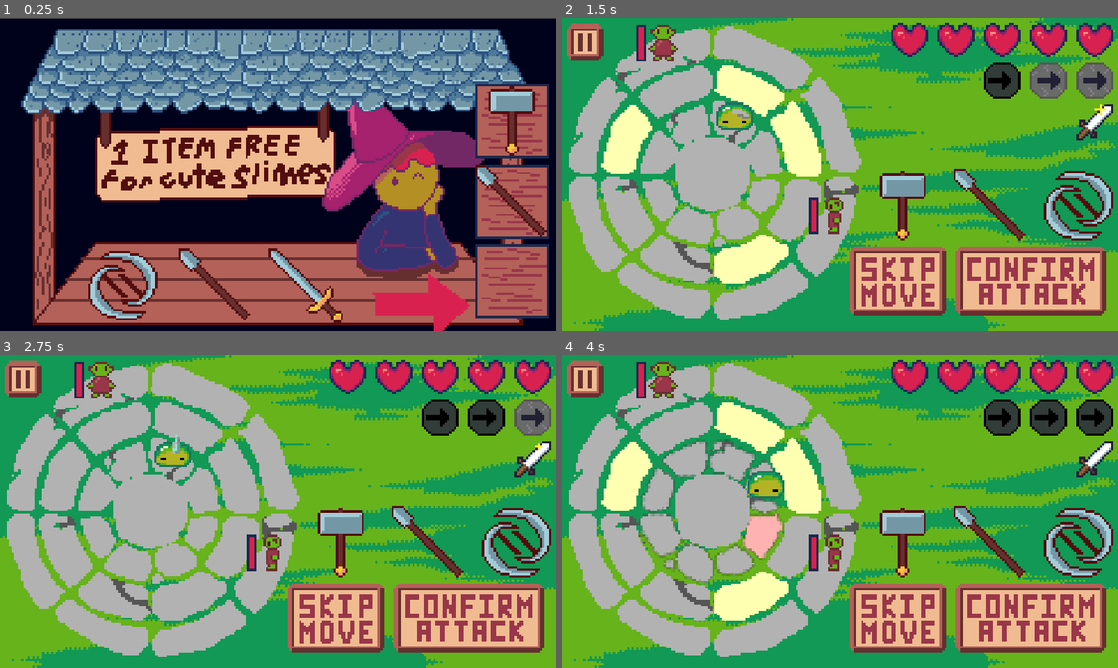
Above: before the commit, frames 1-4 (two rows, left to right).
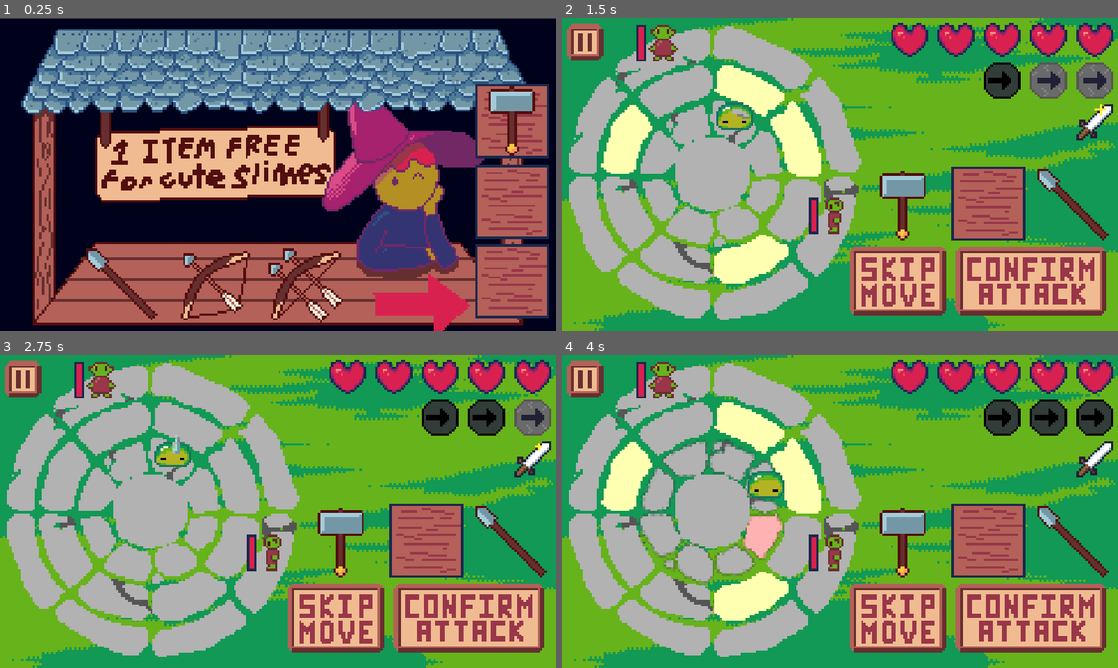
Above: after the commit, the same moments.

Repository: theophylaktos/sanocho-ygda-jam-2026
Game: Godot game, scene res://shop/shop.tscn
The game is run twice, just before and just after one commit, with the same random seed, the same clock (stepped at 60 frames per second) and the same inputs. This scene is started directly instead of the project's main scene.
Inputs (mouse positions are in pixels of both pictures, inside the frame that each line leads up to):
- Up to frame 1 (0.25 s): no input
- Up to frame 2 (1.5 s): click (990, 318) at 0.5 s; click (895, 280) at 1.25 s
- Up to frame 3 (2.75 s): click (333, 617) at 2 s
- Up to frame 4 (4 s): hold D (right) 2.78-3.53 s; tap Space (location) at 2.85, 3.6 s; hold S (down) from 3.53 s (still down)

The runs differ from the first frame. In frame 1, 5.0% of the frame differs, in the area x 15-99%, y 46-98%; in frame 2, 4.8%; in frame 3, 4.8%; in frame 4, 4.8%.

Commit message:
shop appears every other round fixed starting items,,

Diff:
--- a/globals/game_state/game_state.gd
+++ b/globals/game_state/game_state.gd
@@ -23,7 +23,7 @@
 var sfx_volume: float = 0.4
 var ambience_volume:float = 0.4
 
-var attacks: Array[String]=["attack","attack2",""]:
+var attacks: Array[String]=["attack","",""]:
 	set(new_value):
 		attacks = new_value
 		attacks_changed.emit()
@@ -233,7 +233,10 @@
 
 	if count_enemies() == 0:
 		RoundManager.current_round += 1
-		RoundManager.change_scene_to_shop()
+		if(RoundManager.current_round%2==1):
+			RoundManager.change_scene_to_shop()
+		else:
+			RoundManager.do_not_change_scene_to_shop()
 
 func count_enemies() -> int:
 	var count: int = 0
--- a/globals/round_manager/round_manager.gd
+++ b/globals/round_manager/round_manager.gd
@@ -20,6 +20,11 @@
 	get_tree().change_scene_to_file("uid://clc5dgdphsk57")
 
 func change_scene_to_main():
+	get_tree().change_scene_to_file("uid://j0l0agjlk84b")
+
+func do_not_change_scene_to_shop():
+	round_completed.emit()
+	await get_tree().create_timer(5).timeout
 	get_tree().change_scene_to_file("uid://j0l0agjlk84b")
 
 func change_scene_to_shop():
--- a/shop/shop.gd
+++ b/shop/shop.gd
@@ -63,6 +63,8 @@
 		%ThirdOption.texture_normal = textures[shop[choices[2]]]
 
 func pick_three_valid() -> Array[int]:
+	if(RoundManager.current_round<2):
+		return [6,7,8]
 	var options: Array[int]
 	options.resize(3)
 	var possibility: int=0
